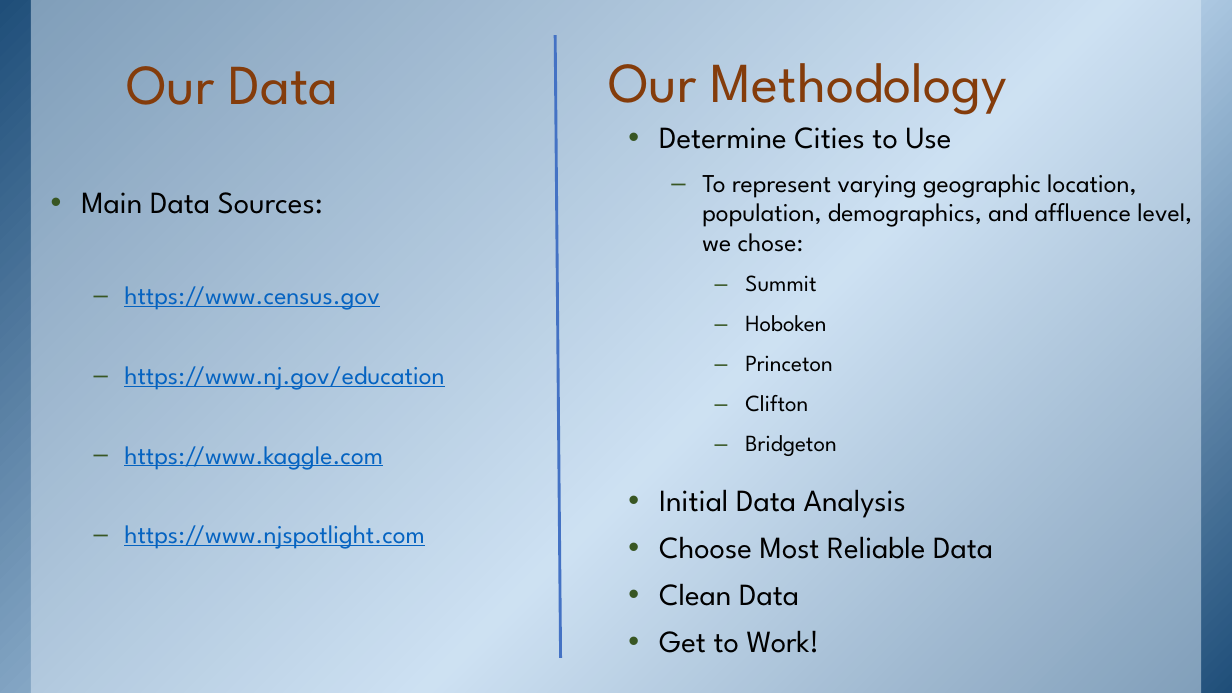
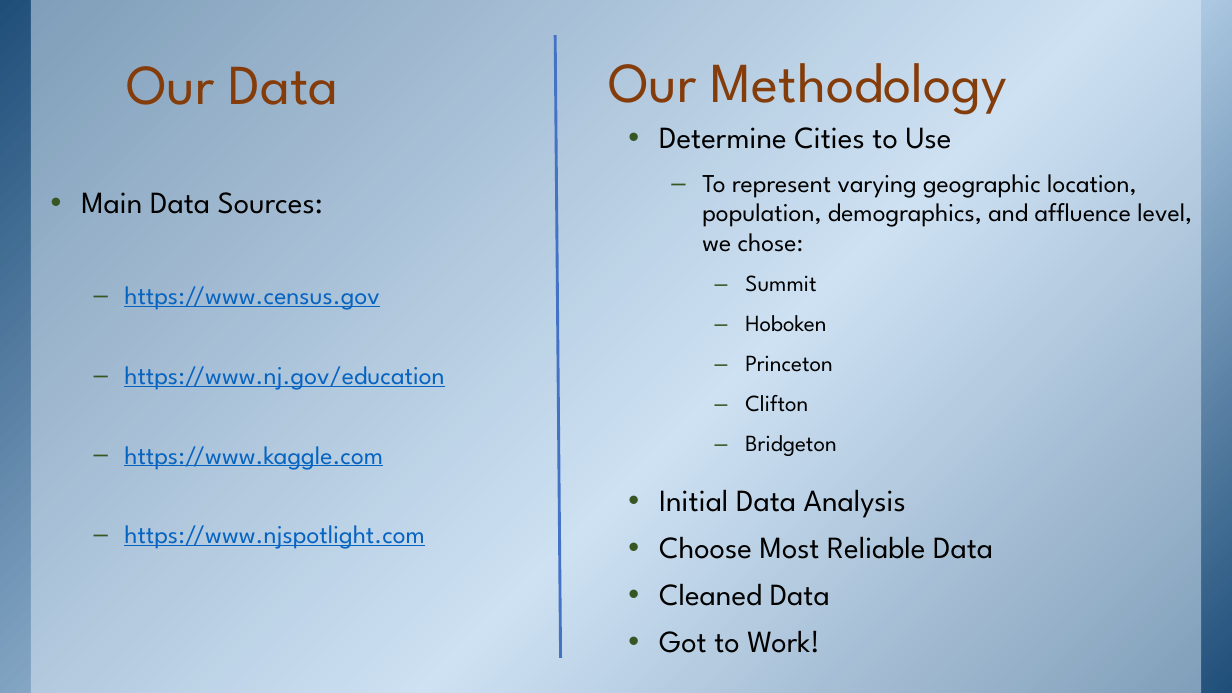
Before and after one commit to fab5-rutgers/first_project, a slide deck: slide 3 of Factors Contributing to Graduation Rates in New Jersey.pptx. Drawn at 1232x693 pixels with LibreOffice and Linux fonts; fonts in the diff are those of the drawing; background and template pictures are left out. Boxes give left, top, right and bottom in pixels: in the first picture for what was removed or moved away, otherwise in the second. Text is boxed around its words. In the diff, an @@ line names an element or a change of style, - is before the commit and + after.

```diff
--- a/Factors Contributing to Graduation Rates in New Jersey.pptx
+++ b/Factors Contributing to Graduation Rates in New Jersey.pptx
@@ text at (659,583,830,606): text changed @@
-• Clean Data
+• Cleaned Data
@@ text at (659,630,820,653): text changed @@
-• Get to Work!
+• Got to Work!
```
Also in this commit, not shown: 8 other slides changed, 2 slides added, 1 slide removed, 2 other files.
